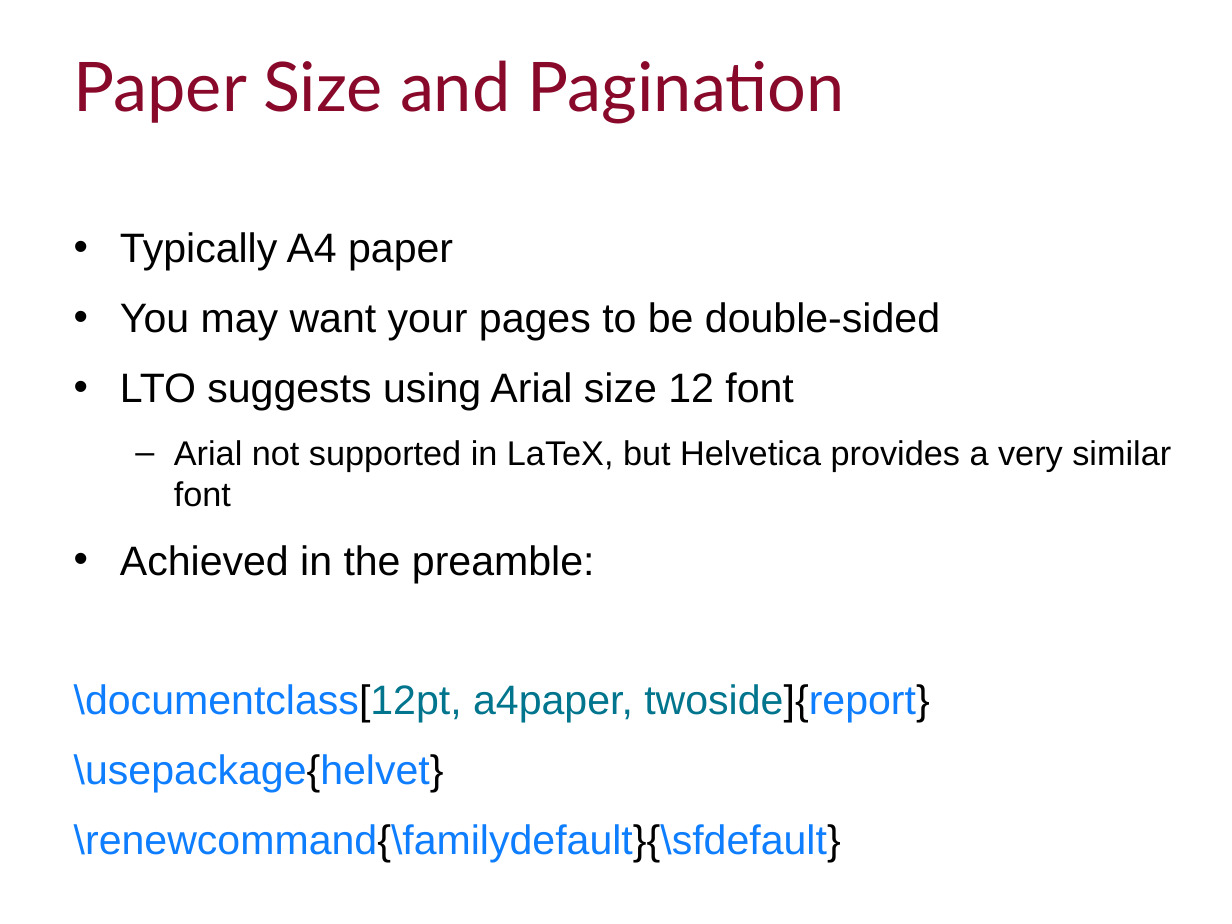
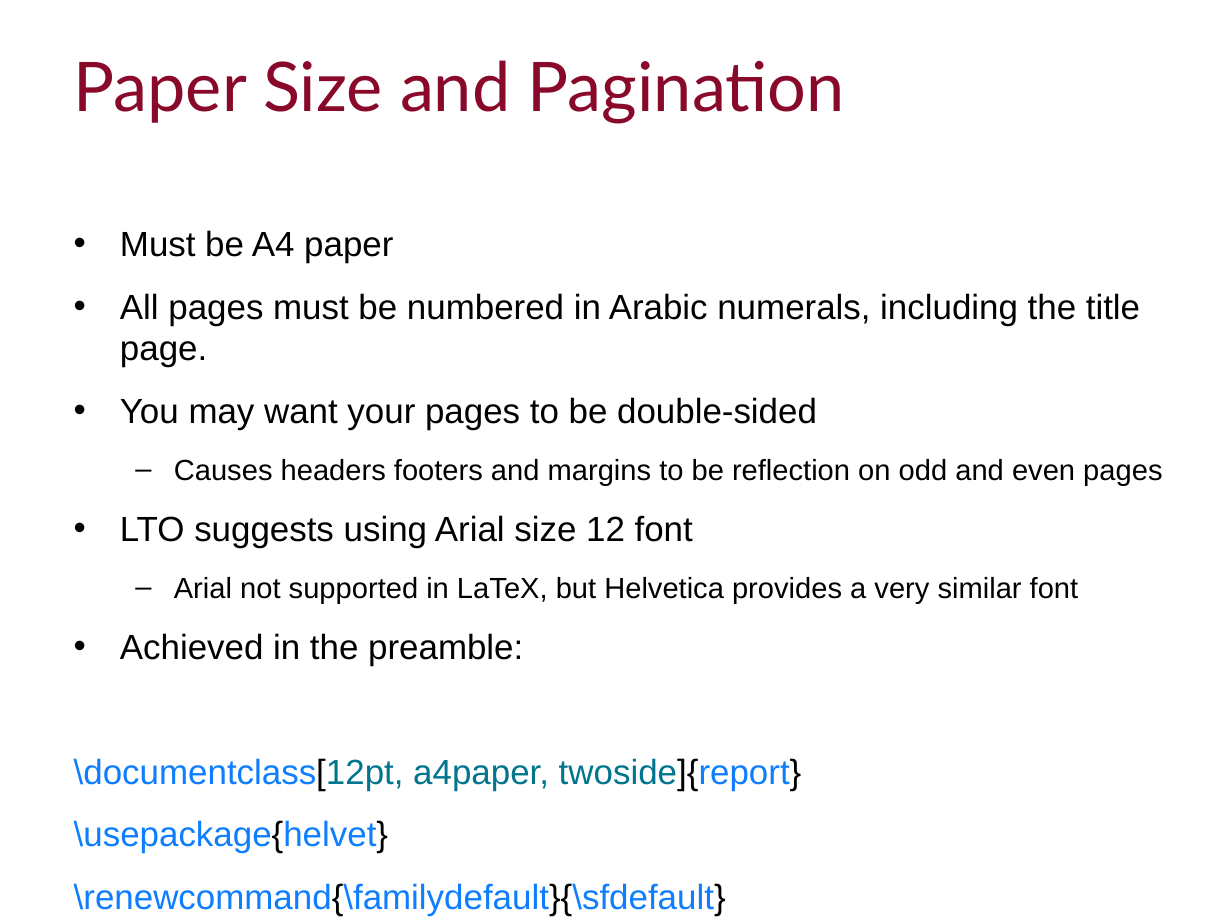
Before and after one commit to ImperialCollegeLondon/RCDS-writing-theses-in-latex, a slide deck: slide 6 of Writing Theses in Latex Slides.pptx. Drawn at 1232x924 pixels with LibreOffice and Linux fonts; fonts in the diff are those of the drawing; background and template pictures are left out. Boxes give left, top, right and bottom in pixels: in the first picture for what was removed or moved away, otherwise in the second. Text is boxed around its words. In the diff, an @@ line names an element or a change of style, - is before the commit and + after.

```diff
--- a/Writing Theses in Latex Slides.pptx
+++ b/Writing Theses in Latex Slides.pptx
@@ text at (120,230,1140,367): text changed; size 24 to 20.4 pt @@
-• Typically A4 paper
+• Must be A4 paper
+• All pages must be numbered in Arabic numerals, including the title page.
@@ text at (74,397,1078,853): size 24 to 20.4 pt in "You may want your pages to be ...", "LTO suggests using Arial size 12 font", "Achieved in the preamble:", "\documentclass[12pt, a4paper, twoside]{report}" and 2 more places; size 20 to 17 pt in "Arial not supported in LaTeX, but Helvetica ..." @@
@@ text at (174,459,1162,485): paragraph added @@
+  – Causes headers footers and margins to be reflection on odd and even pages
```
Also in this commit, not shown: 9 other slides changed, 2 slides added, 1 slide removed.
